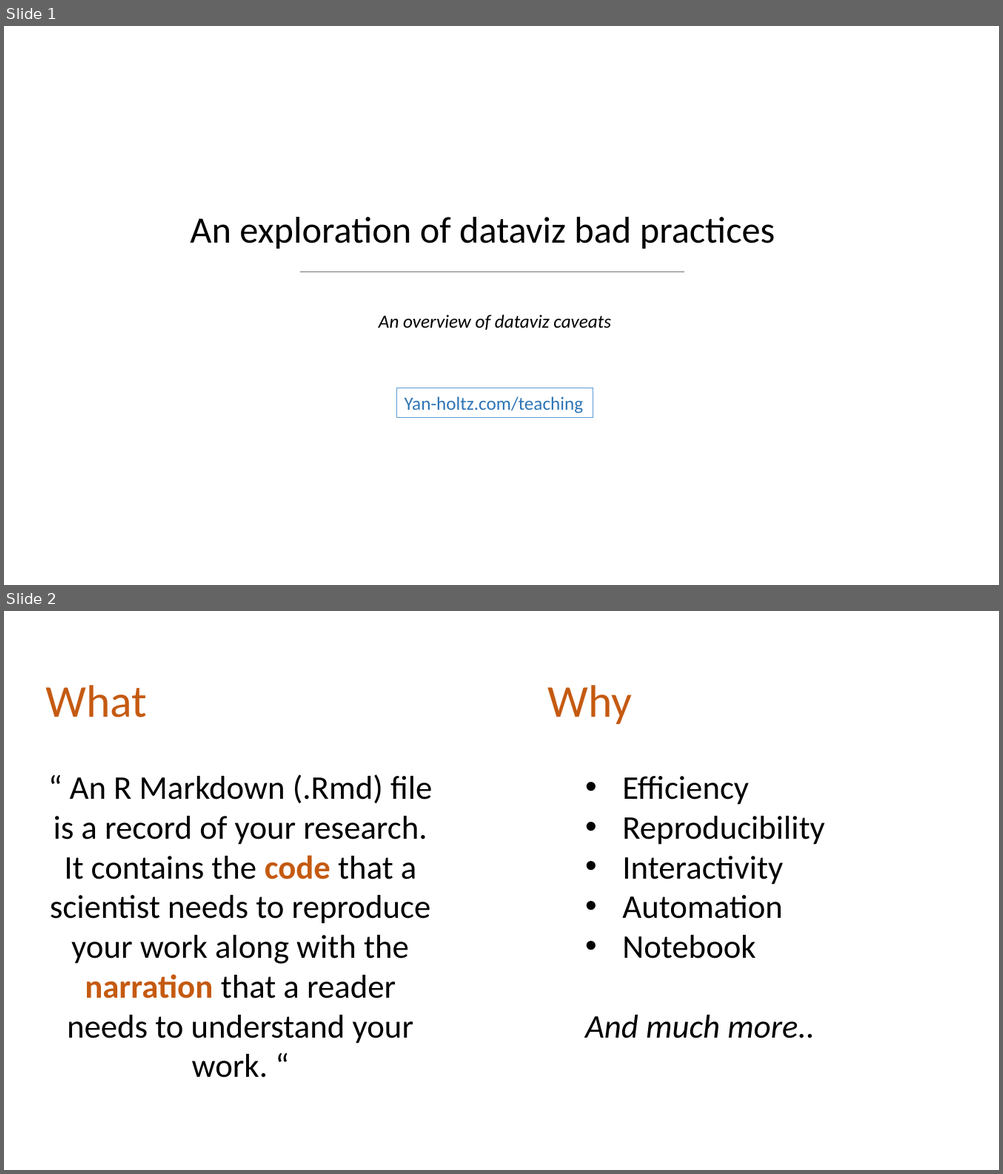
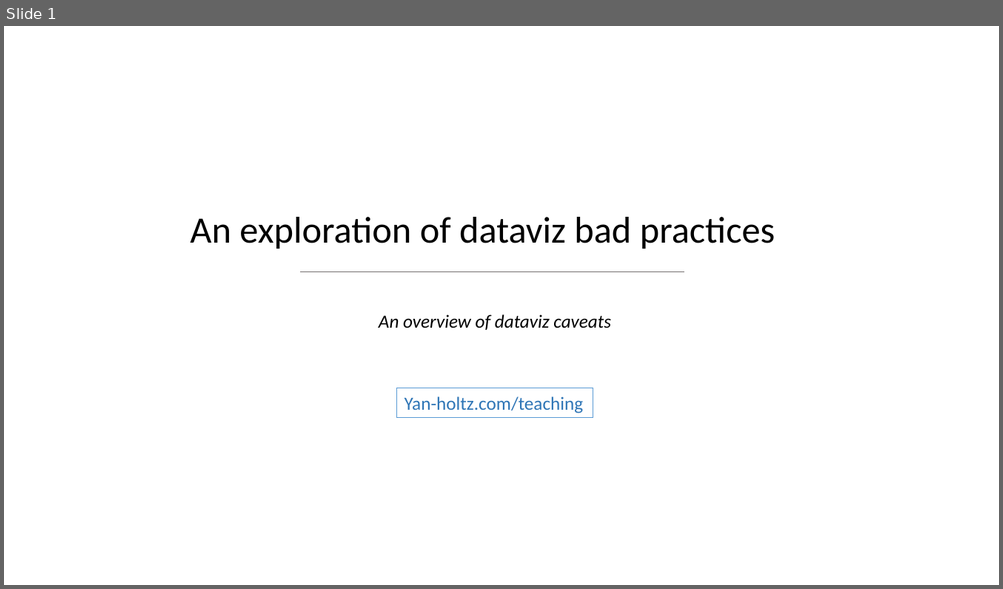
Before and after one commit to holtzy/Teaching, a slide deck: Dataviz_Caveats.pptx. Shown one above the other, each under a label of ours: slides 1 and 2 before the commit, slide 1 after it. The pictures are 1003x1174 and 1003x589 pixels, drawn with LibreOffice and Linux fonts; fonts in the diff are those of the drawing; background and template pictures are left out. Boxes give left, top, right and bottom in pixels: in the first picture for what was removed or moved away, otherwise in the second. Text is boxed around its words. In the diff, an @@ line names an element or a change of style, - is before the commit and + after.

```diff
--- a/Dataviz_Caveats.pptx
+++ b/Dataviz_Caveats.pptx
@@ slide 2 removed at (4,611,999,1170), background #FFFFFF @@
@@ text removed at (45,685,432,1078) @@
-What
-“ An R Markdown (.Rmd) file is a record of your research. It contains the code that a scientist needs to reproduce your work along with the narration that a reader needs to understand your work. “
@@ text removed at (548,685,825,1039) @@
-Why
-  • Efficiency
-  • Reproducibility
-  • Interactivity
-  • Automation
-  • Notebook
-  And much more..
```
Also in this commit, not shown: 1 slide changed, 29 slides added, 1 other slide removed, 1 other file.
